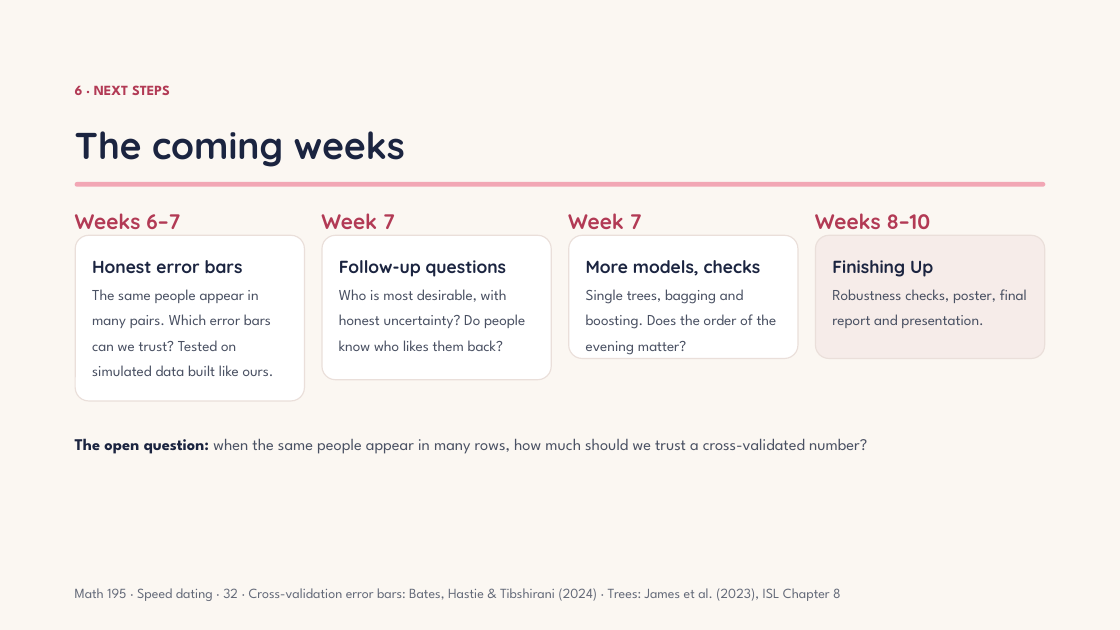
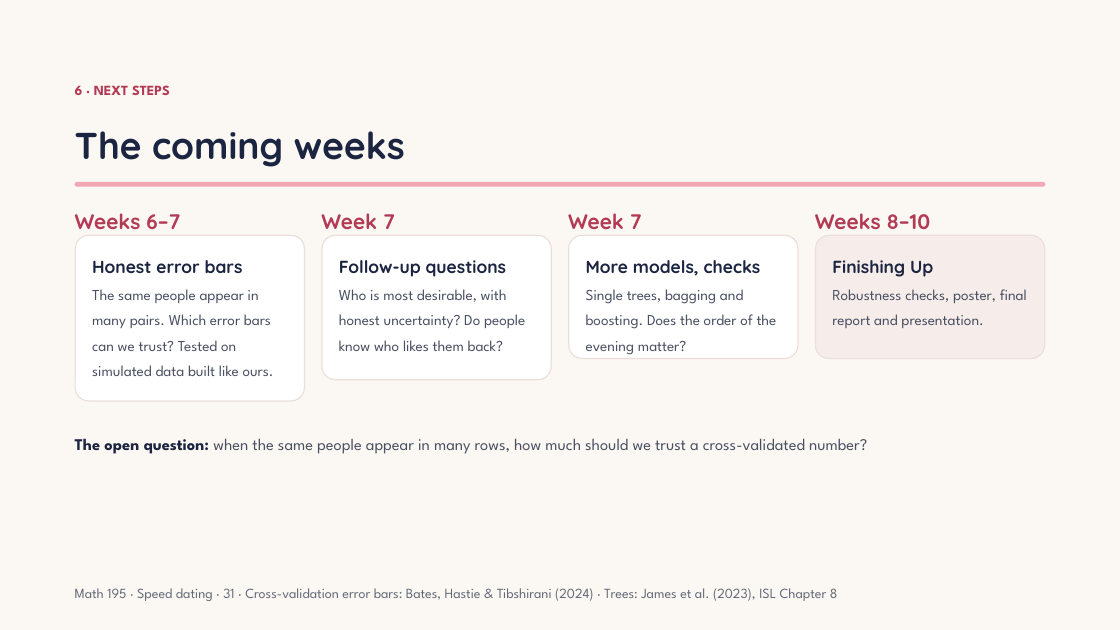
Before and after one commit to Abraham-y/math195-speed-dating, a slide deck: slide 35 of results/report_impl_slides_full.pptx. Drawn at 1120x630 pixels with LibreOffice and Linux fonts; fonts in the diff are those of the drawing. Boxes give left, top, right and bottom in pixels: in the first picture for what was removed or moved away, otherwise in the second. Text is boxed around its words. In the diff, an @@ line names an element or a change of style, - is before the commit and + after.

```diff
--- a/results/report_impl_slides_full.pptx
+++ b/results/report_impl_slides_full.pptx
@@ text at [75, 588, 838, 601]: text changed @@
-Math 195 · Speed dating · 32 · Cross-validation error bars: Bates, Hastie & Tibshirani (2024) · Trees: James et al. (2023), ISL Chapter 8
+Math 195 · Speed dating · 31 · Cross-validation error bars: Bates, Hastie & Tibshirani (2024) · Trees: James et al. (2023), ISL Chapter 8
```
Also in this commit, not shown: 3 other slides changed.
